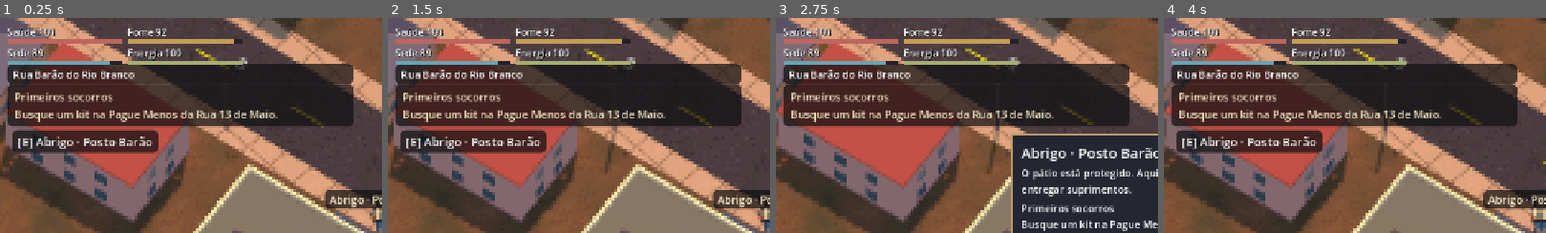
Above: before the commit, frames 1-4 (left to right).
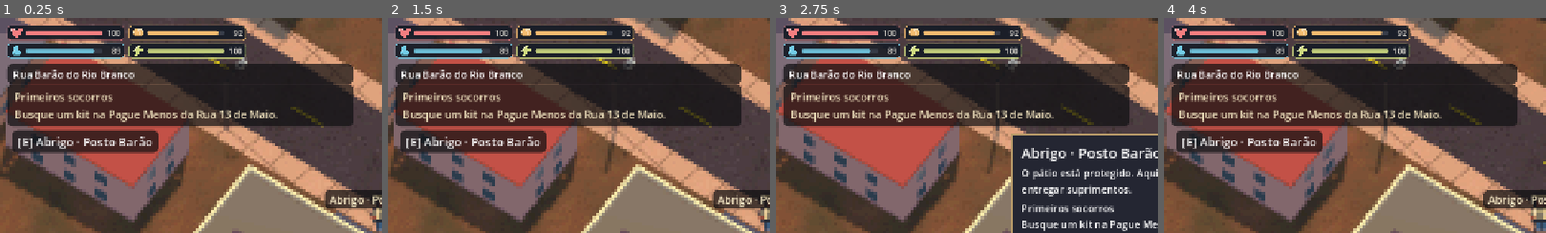
Above: after the commit, the same moments.

Repository: contato673/CASO-ABERTO-GPT
Game: Godot game, scene res://scenes/main.tscn
Same seed, same stepped clock (60 frames per second), same inputs: the game is played once before the commit and once after it.
Inputs (mouse positions are % of the whole screen's width and height, from its top left):
- Up to frame 1 (0.25 s): no input
- Up to frame 2 (1.5 s): click (95, 88) at 0.5 s; click "Fechar" at 1.25 s
- Up to frame 3 (2.75 s): tap Enter at 2 s; move the mouse to (72, 45) at 2.02 s; hold D from 2.03 s (still down); tap E at 2.1 s; click (72, 45) at 2.17 s; tap Space at 2.27 s
- Up to frame 4 (4 s): release D at 2.75 s; drag from (30, 55) to (45, 70) at 2.77 s; click "Fechar" at 3.5 s
The pictures show only the part of the screen within x 0-50%, y 0-50%; the shares and areas given below are measured in that part.

The runs differ from the first frame. In frame 1, 10% of the frame differs, in the area x 2-65%, y 3-22%; in frame 2, 10%; in frame 3, 10%; in frame 4, 10%.

Commit message:
Redesenha indicadores de sobrevivencia com icones pixel art

Diff:
--- a/scripts/survival.gd
+++ b/scripts/survival.gd
@@ -16,7 +16,14 @@
 	{"place": "patio_central", "item": "parts", "title": "O rádio do abrigo", "request": "Recolha peças no Pátio Central Shopping, Rua Marechal Rondon.", "reward": "fuel"}
 ]
 const NEEDS := ["saude", "fome", "sede", "energia"]
-const COLORS := [Color("#be665e"), Color("#c49d56"), Color("#69a3b2"), Color("#a6ad70")]
+const COLORS := [Color("#f47e80"), Color("#f4bc70"), Color("#73cde7"), Color("#d0dc80")]
+# Heart, bread, drop and bolt. A plus marks the highlight pixels.
+const METER_PIXELS := [
+	["..........", ".++....++.", "+##+..####", "+#########", ".########.", ".########.", "..######..", "...####...", "....##....", ".........."],
+	["..........", "...####...", "..##+#++..", ".###++##+.", ".+###++##.", ".-###++##.", ".-######-.", "..------..", "..........", ".........."],
+	["....##....", "....##....", "...####...", "...####...", "..#+####..", ".#+######.", ".#+######.", ".##-####-.", "..------..", ".........."],
+	[".....###..", "....+##...", "...+##....", "..+######.", ".+#######.", "....###...", "...###....", "...##.....", "..##......", "..#......."],
+]
 
 var game
 var needs := {"saude":100.0, "fome":92.0, "sede":89.0, "energia":100.0}
@@ -41,6 +48,7 @@
 var feedback: Label
 var hud: GridContainer
 var meter_labels: Array[Label] = []
+var meter_cards: Array[PanelContainer] = []
 var bars: Array[ProgressBar] = []
 var pulse := 0.0
 var restock_label: Label
@@ -156,9 +164,9 @@
 func layout(available_width: float) -> void:
 	var width := minf(400.0, available_width)
 	hud.position = Vector2(12, 12)
+	for card in meter_cards:
+		card.custom_minimum_size.x = (width - 8.0) * 0.5
 	hud.size.x = width
-	for bar in bars:
-		bar.custom_minimum_size.x = (width - 12.0) * 0.5
 	if panel.visible:
 		_position_panel()
 
@@ -325,29 +333,55 @@
 	hud.add_theme_constant_override("v_separation", 4)
 	layer.add_child(hud)
 	for i in NEEDS.size():
-		var pair := VBoxContainer.new()
-		pair.mouse_filter = Control.MOUSE_FILTER_IGNORE
-		pair.add_theme_constant_override("separation", 1)
-		var label := Label.new()
-		label.add_theme_font_size_override("font_size", 16)
-		label.add_theme_color_override("font_shadow_color", Color.BLACK)
-		label.add_theme_constant_override("shadow_offset_x", 1)
-		label.add_theme_constant_override("shadow_offset_y", 1)
-		pair.add_child(label)
+		var card := PanelContainer.new()
+		card.mouse_filter = Control.MOUSE_FILTER_IGNORE
+		var plate := StyleBoxFlat.new()
+		plate.bg_color = Color(0.09, 0.11, 0.15, 0.94)
+		plate.border_color = Color(COLORS[i], 0.38)
+		plate.set_border_width_all(1)
+		plate.set_corner_radius_all(5)
+		plate.content_margin_left = 6
+		plate.content_margin_right = 6
+		plate.content_margin_top = 3
+		plate.content_margin_bottom = 3
+		card.add_theme_stylebox_override("panel", plate)
+		hud.add_child(card)
+		meter_cards.append(card)
+		var row := HBoxContainer.new()
+		row.mouse_filter = Control.MOUSE_FILTER_IGNORE
+		row.add_theme_constant_override("separation", 5)
+		card.add_child(row)
+		var icon := TextureRect.new()
+		icon.texture = _meter_icon(i)
+		icon.texture_filter = CanvasItem.TEXTURE_FILTER_NEAREST
+		icon.expand_mode = TextureRect.EXPAND_IGNORE_SIZE
+		icon.stretch_mode = TextureRect.STRETCH_KEEP_ASPECT_CENTERED
+		icon.custom_minimum_size = Vector2(20, 20)
+		icon.mouse_filter = Control.MOUSE_FILTER_IGNORE
+		row.add_child(icon)
 		var bar := ProgressBar.new()
 		bar.show_percentage = false
-		bar.custom_minimum_size = Vector2(125, 7)
+		bar.custom_minimum_size.y = 6
+		bar.size_flags_horizontal = Control.SIZE_EXPAND_FILL
+		bar.size_flags_vertical = Control.SIZE_SHRINK_CENTER
 		bar.mouse_filter = Control.MOUSE_FILTER_IGNORE
 		var background := StyleBoxFlat.new()
-		background.bg_color = Color("#23212b")
+		background.bg_color = Color("#383d49")
+		background.set_corner_radius_all(3)
 		var fill := StyleBoxFlat.new()
 		fill.bg_color = COLORS[i]
+		fill.set_corner_radius_all(3)
 		bar.add_theme_stylebox_override("background", background)
 		bar.add_theme_stylebox_override("fill", fill)
-		pair.add_child(bar)
-		hud.add_child(pair)
+		row.add_child(bar)
+		bars.append(bar)
+		var label := Label.new()
+		label.custom_minimum_size.x = 25
+		label.horizontal_alignment = HORIZONTAL_ALIGNMENT_RIGHT
+		label.add_theme_font_size_override("font_size", 13)
+		label.add_theme_color_override("font_color", Color("#f7f2e7"))
+		row.add_child(label)
 		meter_labels.append(label)
-		bars.append(bar)
 	feedback = Label.new()
 	feedback.horizontal_alignment = HORIZONTAL_ALIGNMENT_CENTER
 	feedback.autowrap_mode = TextServer.AUTOWRAP_WORD_SMART
@@ -441,11 +475,24 @@
 	body.add_child(btn)
 
 
+func _meter_icon(index: int) -> ImageTexture:
+	var pixels: Array = METER_PIXELS[index]
+	var image := Image.create_empty(10, 10, false, Image.FORMAT_RGBA8)
+	var color: Color = COLORS[index]
+	var palette := {"#": color, "+": color.lightened(0.46), "-": color.darkened(0.36)}
+	for y in pixels.size():
+		var line: String = pixels[y]
+		for x in line.length():
+			if palette.has(line[x]):
+				image.set_pixel(x, y, palette[line[x]])
+	return ImageTexture.create_from_image(image)
+
+
 func _update_hud() -> void:
 	for i in NEEDS.size():
 		var amount := float(needs[NEEDS[i]])
 		bars[i].value = amount
-		meter_labels[i].text = "%s %d" % [["Saúde","Fome","Sede","Energia"][i], roundi(amount)]
+		meter_labels[i].text = str(roundi(amount))
 
 
 func _notify(message: String) -> void:
Binary file added: testes-visuais/sobrevivencia/hud-icones.png
Not shown, changed: docs/index.pck
Not shown, changed: versoes/Caso-Aberto-Web.zip
Not shown, changed: versoes/Caso-Aberto-Windows.zip
